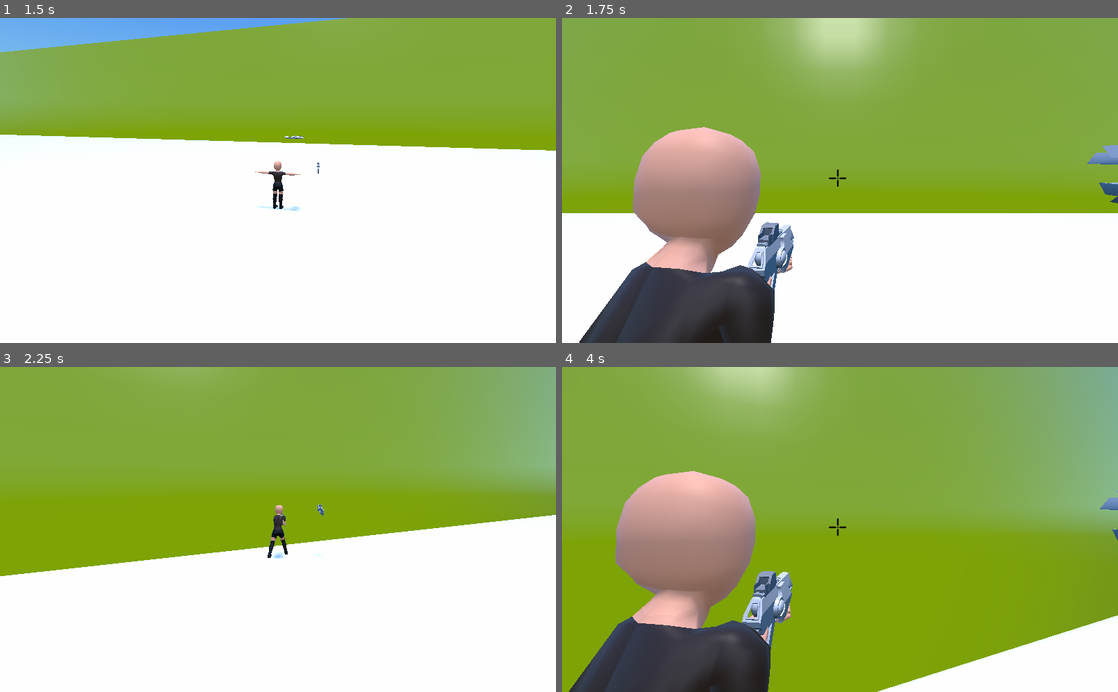
Above: before the commit, frames 1-4 (two rows, left to right).
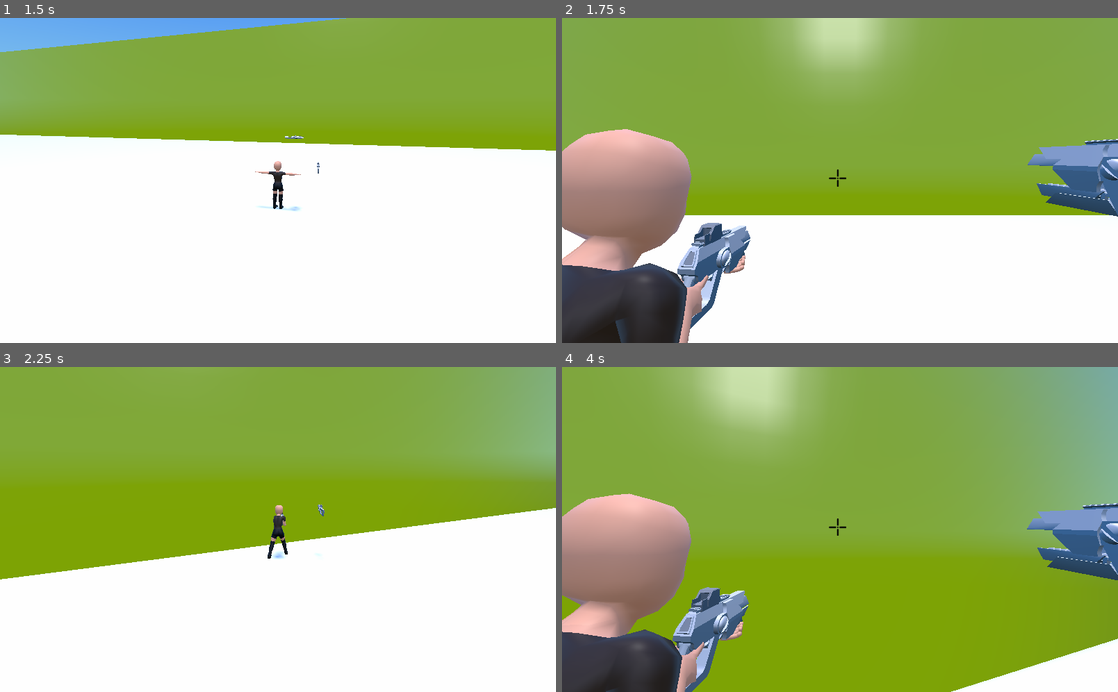
Above: after the commit, the same moments.

Repository: daylight-saving-time/Deruvon
Game: Godot game, scene res://src/Demo.tscn
Two runs of this game, one before a commit and one after it. Both use one fixed random seed, a clock stepped at 60 frames per second and the inputs below.
Inputs (mouse positions are in pixels of both pictures, inside the frame that each line leads up to):
- Up to frame 1 (1.5 s): tap Enter at 0.5 s; move the mouse to (305, 180) at 0.52 s; hold Mouse wheel up (zoom_in) 0.53-1.28 s; hold W (move_up) from 0.53 s (still down); click (305, 180) at 0.67 s; tap Mouse wheel down (zoom_out) at 0.8, 1.35 s; move the mouse to (250, 180) at 1.27 s; click (250, 180) at 1.42 s
- Up to frame 2 (1.75 s): keep holding W (move_up); tap Tab at 1.55 s
- Up to frame 3 (2.25 s): keep holding W (move_up); move the mouse to (289, 523) at 2.02 s; hold Mouse wheel up (zoom_in) from 2.03 s (still down); tap Tab at 2.1 s; click (289, 523) at 2.17 s
- Up to frame 4 (4 s): keep holding W (move_up); tap Space at 2.75 s; move the mouse to (834, 536) at 2.77 s; release Mouse wheel up (zoom_in) at 2.78 s; tap Mouse wheel up (zoom_in) at 2.85 s; click (834, 536) at 2.92 s; tap Mouse wheel down (zoom_out) at 3.05 s; tap Enter at 3.5 s; move the mouse to (878, 532) at 3.52 s; hold Mouse wheel down (zoom_out) from 3.53 s (still down); click (878, 532) at 3.67 s; tap Tab at 3.8 s

Frame 1 is identical in both runs. In frame 2, 23% of the frame differs, in the area x 0-100%, y 33-100%; in frame 3, 3.6%; in frame 4, 30%, in the area x 0-100%, y 3-100%.

Commit message:
Add suitable vertical aiming camera view

Diff:
--- a/src/Demo.tscn
+++ b/src/Demo.tscn
@@ -195,7 +195,7 @@
 
 [node name="TPSCameraLocation" type="Spatial" parent="Player/CameraBase/CameraRotation" index="0"]
 
-transform = Transform( -1, 0, -8.74228e-008, 0, 1, 0, 8.74228e-008, 0, -1, -0.243625, 1, -0.299887 )
+transform = Transform( -1, 0, 8.74228e-008, 0, 1, 0, -8.74228e-008, 0, -1, -0.376534, 1, -0.3 )
 _sections_unfolded = [ "Transform" ]
 
 [node name="Camera" type="Camera" parent="Player/CameraBase/CameraRotation" index="1"]
--- a/src/MovingBody.gd
+++ b/src/MovingBody.gd
@@ -18,24 +18,36 @@
 var is_camera_locked = false
 var camera_y_rot
 var zoom
-var original_camera_rotation_translation
+
+# Nodes
+var camera_base
+var camera_rotation
+var camera
+var tps_camera_location
+
 
 func _ready():
+	camera_base = $CameraBase
+	camera_rotation = $CameraBase/CameraRotation
+	camera = $CameraBase/CameraRotation/Camera
+	tps_camera_location = $CameraBase/CameraRotation/TPSCameraLocation
+
 	# Capture mouse within game
-	camera_y_rot = $CameraBase/CameraRotation.rotation.y
-	zoom = $CameraBase.scale.x
+	camera_y_rot = camera_rotation.rotation.y
+	zoom = camera_base.scale.x
 	Input.set_mouse_mode(2)
 	set_process_input(true)
+
 
 func _input(event):
 
 	# Mouse scroll to zoom in and out
 	if event.is_action_pressed("zoom_in"):
 		zoom = clamp(zoom - 0.1, CAMERA_ZOOM_MIN, CAMERA_ZOOM_MAX)
-		$CameraBase/CameraRotation.scale = Vector3(zoom, zoom, zoom)
+		camera_rotation.scale = Vector3(zoom, zoom, zoom)
 	if event.is_action_pressed("zoom_out"):
 		zoom = clamp(zoom + 0.1, CAMERA_ZOOM_MIN, CAMERA_ZOOM_MAX)
-		$CameraBase/CameraRotation.scale = Vector3(zoom, zoom, zoom)
+		camera_rotation.scale = Vector3(zoom, zoom, zoom)
 
 	# Press TAB to toggle camera lock
 	if event is InputEventKey and event.scancode == KEY_TAB and not event.pressed:
@@ -46,26 +58,26 @@
 			$"../CrosshairLayer/Crosshair".show()
 
 			# Camera is about to be locked, look at the player now
-			$CameraBase.rotation.y = camera_y_rot
+			camera_base.rotation.y = camera_y_rot
 
-			other_cam_transform = $CameraBase/CameraRotation/Camera.transform
-			$CameraBase/CameraRotation/Camera.transform = $CameraBase/CameraRotation/TPSCameraLocation.transform
-			$CameraBase/CameraRotation/TPSCameraLocation.transform = other_cam_transform
+			camera_x_rot = 0.0
+			camera_rotation.rotation.x =  camera_x_rot
 
-			original_camera_rotation_translation = $CameraBase.transform.origin
+			other_cam_transform = camera.global_transform
+			camera.global_transform = tps_camera_location.global_transform
+			tps_camera_location.global_transform = other_cam_transform
+
 		else:
 			# TODO: Change to idle animation when we have it
 			$AnimationPlayer.stop()
 			$"../CrosshairLayer/Crosshair".hide()
 
 			# Camera is about to be unlocked, store current player (camera) direction
-			camera_y_rot = $CameraBase.rotation.y
+			camera_y_rot = camera_base.rotation.y
 
-			other_cam_transform = $CameraBase/CameraRotation/TPSCameraLocation.transform
-			$CameraBase/CameraRotation/TPSCameraLocation.transform = $CameraBase/CameraRotation/Camera.transform
-			$CameraBase/CameraRotation/Camera.transform = other_cam_transform
-
-			$CameraBase.transform.origin = original_camera_rotation_translation
+			other_cam_transform = tps_camera_location.global_transform
+			tps_camera_location.global_transform = camera.global_transform
+			camera.global_transform = other_cam_transform
 
 		is_camera_locked = not is_camera_locked
 
@@ -77,22 +89,28 @@
 			rotate_y(-event.relative.x * sensitivity)
 		else:
 			# Only move the camera if the camera is unlocked
-			$CameraBase.rotate_y(-event.relative.x * sensitivity)
-			$CameraBase.orthonormalize()
+			camera_base.rotate_y(-event.relative.x * sensitivity)
+			camera_base.orthonormalize()
 
 		# Handle vertical mouselook
-		camera_x_rot = clamp(
-			camera_x_rot + event.relative.y * sensitivity,
-			deg2rad(CAMERA_X_ROT_MIN),
-			deg2rad(CAMERA_X_ROT_MAX))
-		$CameraBase/CameraRotation.rotation.x =  camera_x_rot
+		if not is_camera_locked:
+			camera_x_rot = clamp(
+				camera_x_rot + event.relative.y * sensitivity,
+				deg2rad(CAMERA_X_ROT_MIN),
+				deg2rad(CAMERA_X_ROT_MAX))
+			camera_rotation.rotation.x =  camera_x_rot
+		else:
+			camera_x_rot = clamp(
+				camera_x_rot - event.relative.y * sensitivity,
+				deg2rad(CAMERA_X_ROT_MIN),
+				deg2rad(CAMERA_X_ROT_MAX))
+			camera.rotation.x = camera_x_rot
 
 
 func _physics_process(delta):
 	# Raycasting test
 	# NOTE: One click triggers this multiple times
 	if Input.is_mouse_button_pressed(BUTTON_LEFT) and is_camera_locked:
-		var camera = $CameraBase/CameraRotation/Camera
 		var cam_direction = get_viewport().size / 2
 		var from = camera.project_ray_origin(cam_direction)
 		var to = from + camera.project_ray_normal(cam_direction) * 1000
@@ -123,8 +141,8 @@
 
 	if is_camera_locked:
 		# Camera is locked, move in direction of the camera
-		cam_z = -$CameraBase/CameraRotation/Camera.global_transform.basis.z
-		cam_x = $CameraBase/CameraRotation/Camera.global_transform.basis.x
+		cam_z = -camera.global_transform.basis.z
+		cam_x = camera.global_transform.basis.x
 	else:
 		# Camera is unlocked, move in direction of the player
 		cam_z = global_transform.basis.z
